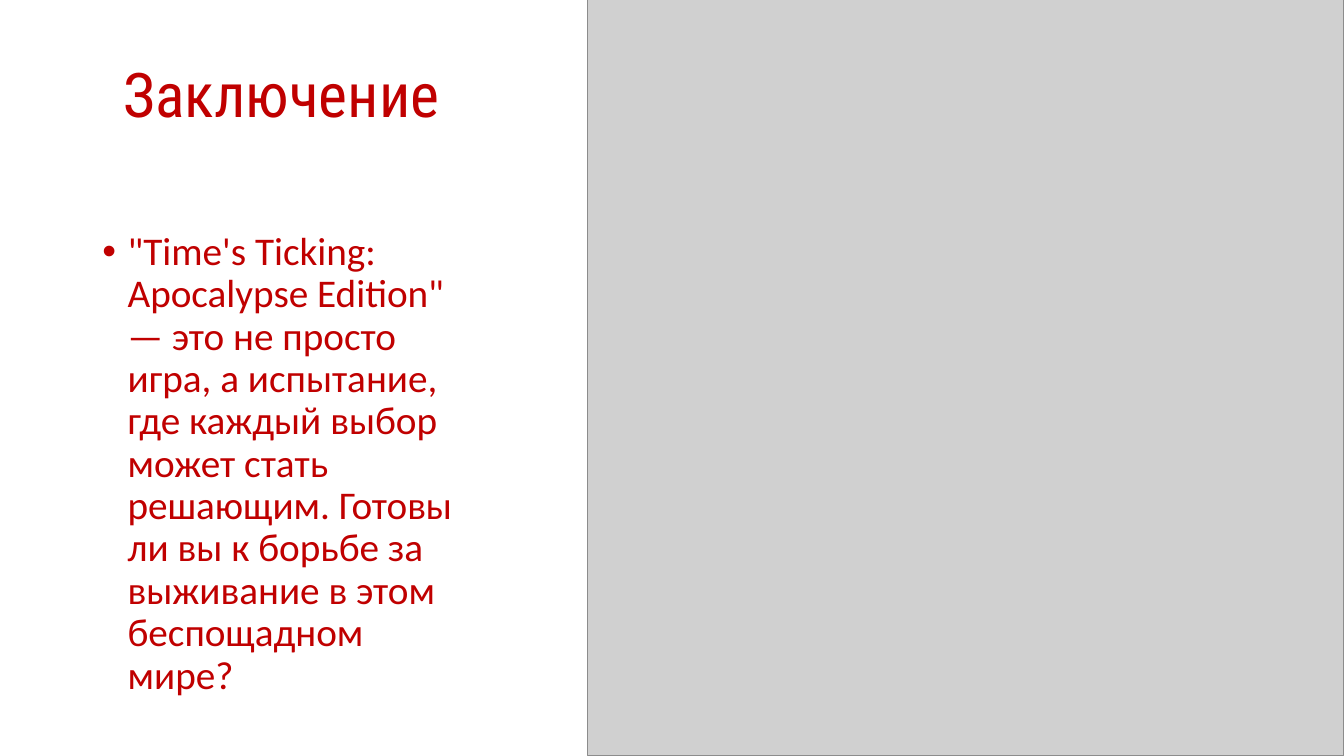
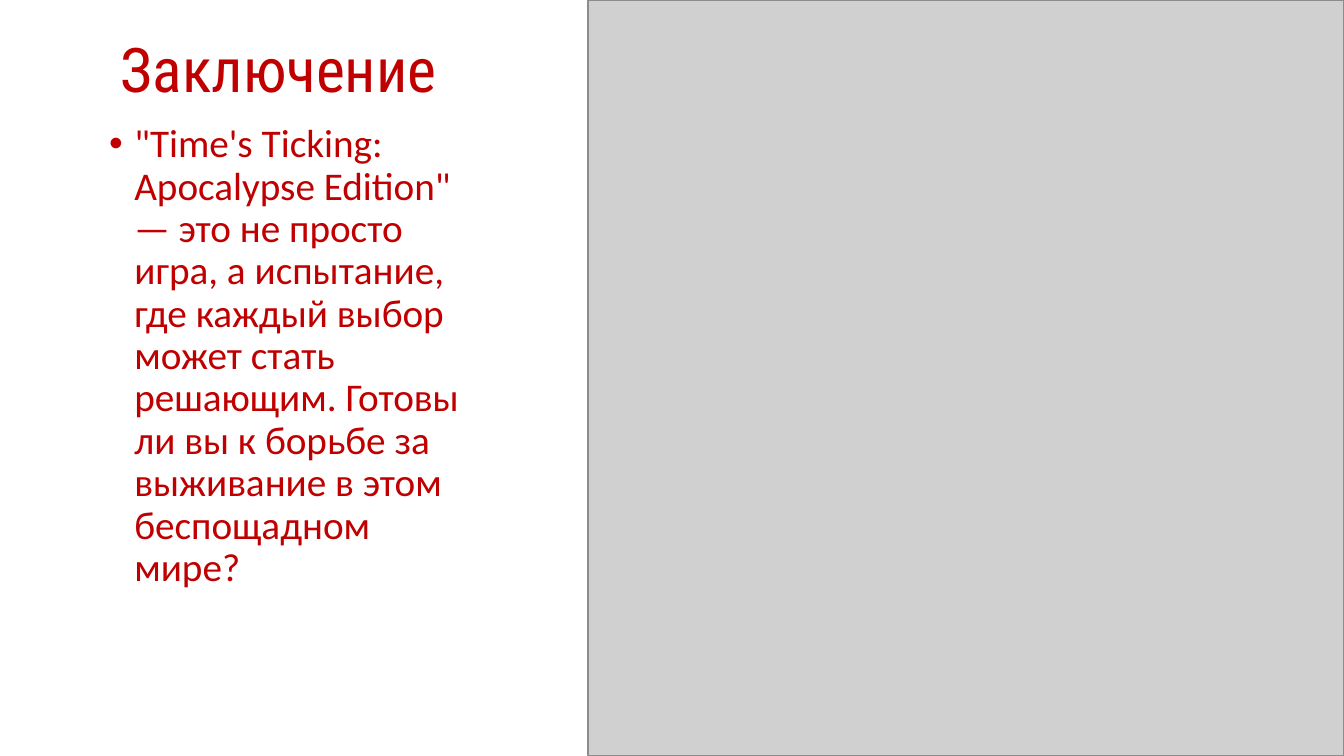
Before and after one commit to Fedormak/Apocalypse_Edition, a slide deck: slide 5 of Time's Ticking.pptx. Drawn at 1344x756 pixels with LibreOffice and Linux fonts; fonts in the diff are those of the drawing; grey boxes stand for pictures. Boxes give left, top, right and bottom in pixels: in the first picture for what was removed or moved away, otherwise in the second. Text is boxed around its words. In the diff, an @@ line names an element or a change of style, - is before the commit and + after.

```diff
--- a/Time's Ticking.pptx
+++ b/Time's Ticking.pptx
@@ title "Заключение": place and size @@
-title "Заключение" at <box>124,72,440,118</box>
+title "Заключение" at <box>121,47,437,93</box>
@@ text ""Time's Ticking: Apocalypse Edition" — ...": place and size @@
-text ""Time's Ticking: Apocalypse Edition" — ..." at <box>128,237,452,696</box>
+text ""Time's Ticking: Apocalypse Edition" — ..." at <box>134,129,459,588</box>
```
Also in this commit, not shown: 3 other slides changed, 1 slide added, 2 other files.
